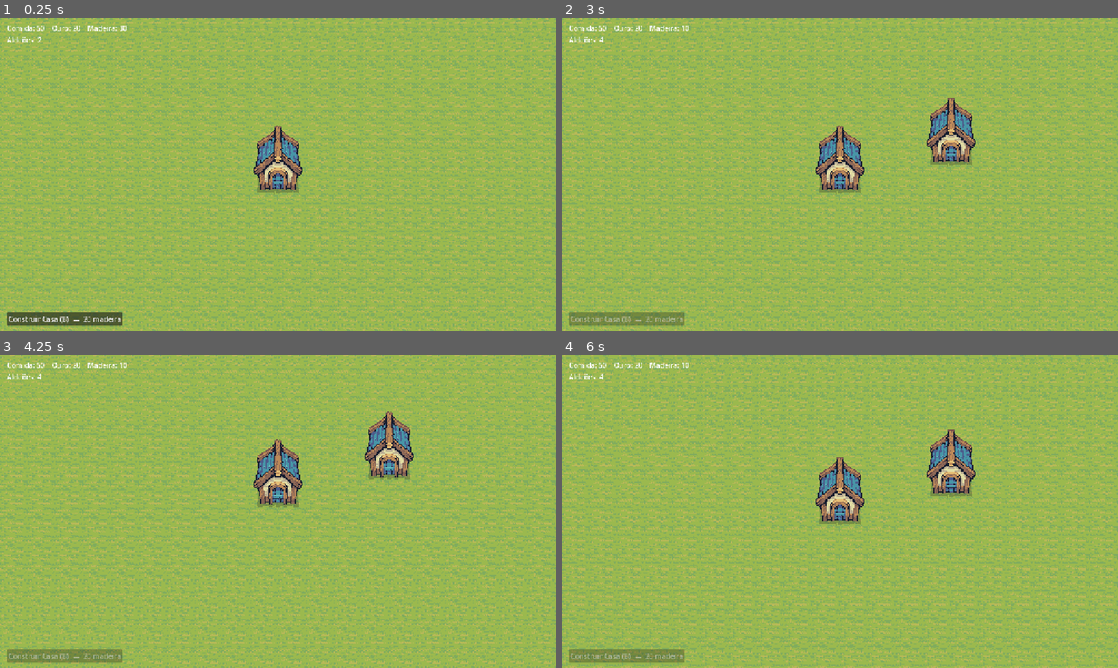
Above: before the commit, frames 1-4 (two rows, left to right).
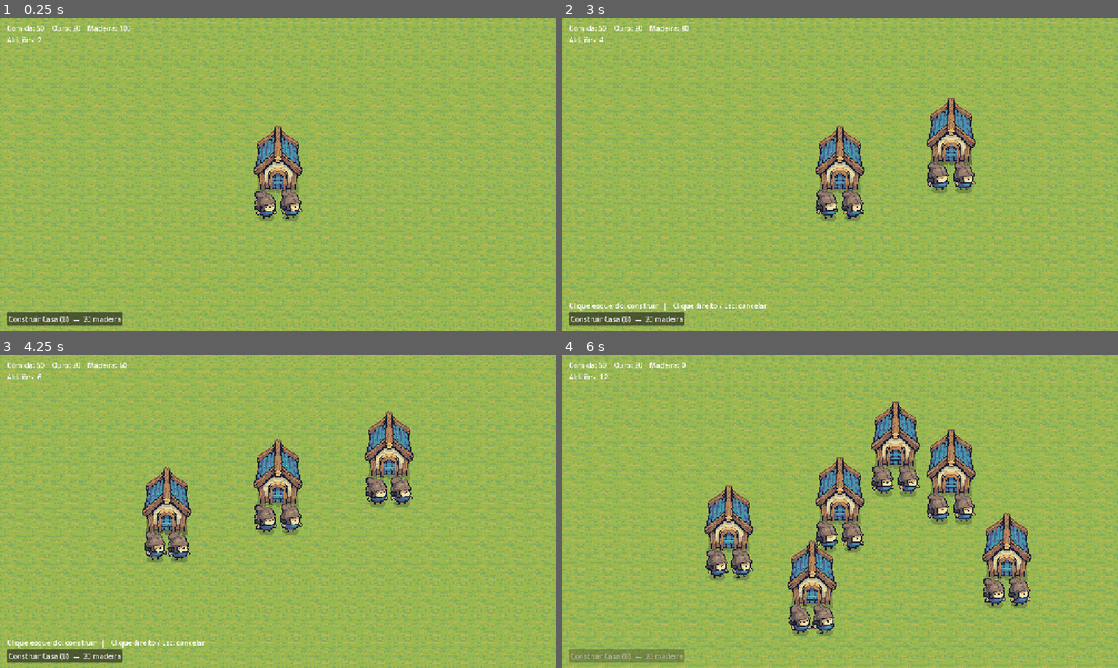
Above: after the commit, the same moments.

Repository: luis-pedro/jogo_inatel
Game: Godot game, scene res://scenes/main/main.tscn
Same seed, same stepped clock (60 frames per second), same inputs: the game is played once before the commit and once after it.
Inputs (mouse positions are in pixels of both pictures, inside the frame that each line leads up to):
- Up to frame 1 (0.25 s): no input
- Up to frame 2 (3 s): click "Construir Casa (B) — 20 madei…" at 0.5 s; click "Construir Casa (B) — 20 madei…" at 1.25 s; click "Construir Casa (B) — 20 madei…" at 2 s; tap Enter at 2.75 s; move the mouse to (962, 158) at 2.77 s; hold B (build_house) from 2.78 s (still down); click (962, 158) at 2.92 s
- Up to frame 3 (4.25 s): move the mouse to (166, 527) at 3.52 s; release B (build_house) at 3.53 s; tap S (camera_down) at 3.6 s; click (166, 527) at 3.67 s
- Up to frame 4 (6 s): move the mouse to (895, 442) at 4.27 s; tap A (camera_left) at 4.35 s; click (895, 442) at 4.42 s; move the mouse to (812, 574) at 5.02 s; tap D (camera_right) at 5.1 s; click (812, 574) at 5.17 s; move the mouse to (1006, 558) at 5.77 s; tap W (camera_up) at 5.85 s; click (1006, 558) at 5.92 s

The runs differ from the first frame. In frame 1, 0.6% of the frame differs, in the area x 21-55%, y 2-65%; in frame 2, 2.5%; in frame 3, 4.4%; in frame 4, 9.3%, in the area x 6-85%, y 2-90%.

Commit message:
feat: pawns com animacao idle em cada casa e mais madeira inicial
- Pawn (Tiny Swords) com AnimatedSprite2D montado por codigo (8 frames)
- 2 pawns surgem na frente de cada casa (incluindo a inicial)
- Pawns e predios compartilham o no Entities (y_sort)
- madeira inicial 30 -> 100

Co-Authored-By: Claude Sonnet 5.5 <noreply@anthropic.com>

Diff:
--- a/scenes/main/main.tscn
+++ b/scenes/main/main.tscn
@@ -6,11 +6,13 @@
 [ext_resource type="Script" path="res://scripts/buildings/build_manager.gd" id="4"]
 [ext_resource type="PackedScene" path="res://scenes/ui/hud.tscn" id="5"]
 [ext_resource type="Resource" path="res://data/buildings/house.tres" id="6"]
+[ext_resource type="PackedScene" path="res://scenes/units/pawn.tscn" id="8"]
 [ext_resource type="Texture2D" path="res://assets/Terrain/Tileset/Water Background color.png" id="7"]
 
 [node name="Main" type="Node2D"]
 script = ExtResource("1")
 house_data = ExtResource("6")
+pawn_scene = ExtResource("8")
 
 [node name="Water" type="Sprite2D" parent="."]
 z_index = -10
@@ -26,11 +28,12 @@
 
 [node name="Ground" type="TileMapLayer" parent="World"]
 
-[node name="BuildManager" type="Node2D" parent="." node_paths=PackedStringArray("world")]
+[node name="BuildManager" type="Node2D" parent="." node_paths=PackedStringArray("world", "buildings_root")]
 script = ExtResource("4")
 world = NodePath("../World")
+buildings_root = NodePath("../Entities")
 
-[node name="Buildings" type="Node2D" parent="BuildManager"]
+[node name="Entities" type="Node2D" parent="."]
 y_sort_enabled = true
 
 [node name="Camera" type="Camera2D" parent="."]
--- /dev/null
+++ b/scenes/units/pawn.tscn
@@ -0,0 +1,8 @@
+[gd_scene format=3]
+
+[ext_resource type="Script" path="res://scripts/units/pawn.gd" id="1"]
+
+[node name="Pawn" type="Node2D"]
+script = ExtResource("1")
+
+[node name="AnimatedSprite2D" type="AnimatedSprite2D" parent="."]
--- a/scripts/autoload/game_state.gd
+++ b/scripts/autoload/game_state.gd
@@ -12,7 +12,7 @@
 const STARTING_RESOURCES := {
 	"food": 50,
 	"gold": 20,
-	"wood": 30,
+	"wood": 100,
 }
 
 var resources: Dictionary = {}
--- a/scripts/buildings/build_manager.gd
+++ b/scripts/buildings/build_manager.gd
@@ -3,18 +3,19 @@
 ## Controla a construção: fantasma que segue o mouse na grade, validação e criação do prédio.
 
 signal placing_changed(is_placing: bool)
+signal building_placed(building: Building)
 
 const BUILDING_SCENE := preload("res://scenes/buildings/building.tscn")
 const VALID_COLOR := Color(0.6, 1.0, 0.6, 0.7)
 const INVALID_COLOR := Color(1.0, 0.4, 0.4, 0.7)
 
 @export var world: World
+## Nó (com y_sort) onde os prédios são criados, compartilhado com as unidades.
+@export var buildings_root: Node2D
 
 var _occupied: Dictionary = {}  # Vector2i -> true
 var _current: BuildingData
 var _ghost: Building
-
-@onready var _buildings: Node2D = $Buildings
 
 
 func _process(_delta: float) -> void:
@@ -71,9 +72,10 @@
 func place(data: BuildingData, cell: Vector2i) -> Building:
 	var building: Building = BUILDING_SCENE.instantiate()
 	building.setup(data, cell, World.TILE_SIZE)
-	_buildings.add_child(building)
+	buildings_root.add_child(building)
 	for covered in _footprint_cells(data, cell):
 		_occupied[covered] = true
+	building_placed.emit(building)
 	return building
 
 
--- a/scripts/main/main.gd
+++ b/scripts/main/main.gd
@@ -2,18 +2,21 @@
 ## Cena principal: monta o mapa, a câmera, a construção e a interface.
 
 @export var house_data: BuildingData
+@export var pawn_scene: PackedScene
 
 @onready var _world: World = $World
 @onready var _camera: GameCamera = $Camera
 @onready var _build_manager: BuildManager = $BuildManager
+@onready var _entities: Node2D = $Entities
 @onready var _hud: Hud = $Hud
 
 
 func _ready() -> void:
 	GameState.reset()
+	_build_manager.building_placed.connect(_on_building_placed)
 	_camera.set_world_limits(_world.get_world_rect())
 
-	# Casa inicial no centro do mapa (os 2 aldeões iniciais já vêm do GameState.reset()).
+	# Casa inicial no centro do mapa (a contagem dos 2 aldeões iniciais vem do GameState.reset()).
 	var start_cell := _world.get_center_cell() - house_data.footprint / 2
 	_build_manager.place(house_data, start_cell)
 	_camera.position = _world.cell_to_world(_world.get_center_cell())
@@ -30,3 +33,12 @@
 		# Atalho de teste enquanto não existe coleta de recursos.
 		for type in GameState.resources:
 			GameState.add_resource(type, 50)
+
+
+## Cada casa gera seus aldeões, parados em frente à porta.
+func _on_building_placed(building: Building) -> void:
+	var door := building.position + Vector2(building.data.footprint.x * World.TILE_SIZE / 2.0, 36)
+	for i in GameState.VILLAGERS_PER_HOUSE:
+		var pawn: Pawn = pawn_scene.instantiate()
+		pawn.position = door + Vector2((i - 0.5) * 56, 0)
+		_entities.add_child(pawn)
--- /dev/null
+++ b/scripts/units/pawn.gd
@@ -0,0 +1,33 @@
+class_name Pawn
+extends Node2D
+## Aldeão. Por enquanto só fica parado (animação idle); coleta e construção virão depois.
+
+const IDLE_TEXTURE := preload("res://assets/Units/Blue Units/Pawn/Pawn_Idle.png")
+const FRAME_SIZE := Vector2i(192, 192)
+const IDLE_FRAMES := 8
+const IDLE_FPS := 8.0
+## Altura (em px, a partir do topo do frame) onde ficam os pés do personagem.
+const FEET_Y := 127
+
+@onready var _sprite: AnimatedSprite2D = $AnimatedSprite2D
+
+
+func _ready() -> void:
+	_sprite.sprite_frames = _build_frames()
+	# Origem do nó nos pés, para o y_sort ordenar corretamente.
+	_sprite.offset = Vector2(0, FRAME_SIZE.y / 2.0 - FEET_Y)
+	_sprite.play("idle")
+	# Começa em um frame aleatório para vários aldeões não ficarem sincronizados.
+	_sprite.frame = randi() % IDLE_FRAMES
+
+
+func _build_frames() -> SpriteFrames:
+	var frames := SpriteFrames.new()
+	frames.set_animation_speed("default", IDLE_FPS)
+	frames.rename_animation("default", "idle")
+	for i in IDLE_FRAMES:
+		var atlas := AtlasTexture.new()
+		atlas.atlas = IDLE_TEXTURE
+		atlas.region = Rect2(Vector2(i * FRAME_SIZE.x, 0), Vector2(FRAME_SIZE))
+		frames.add_frame("idle", atlas)
+	return frames
Not shown, added: scripts/units/pawn.gd.uid
Not shown, changed: docs/GDD.md
